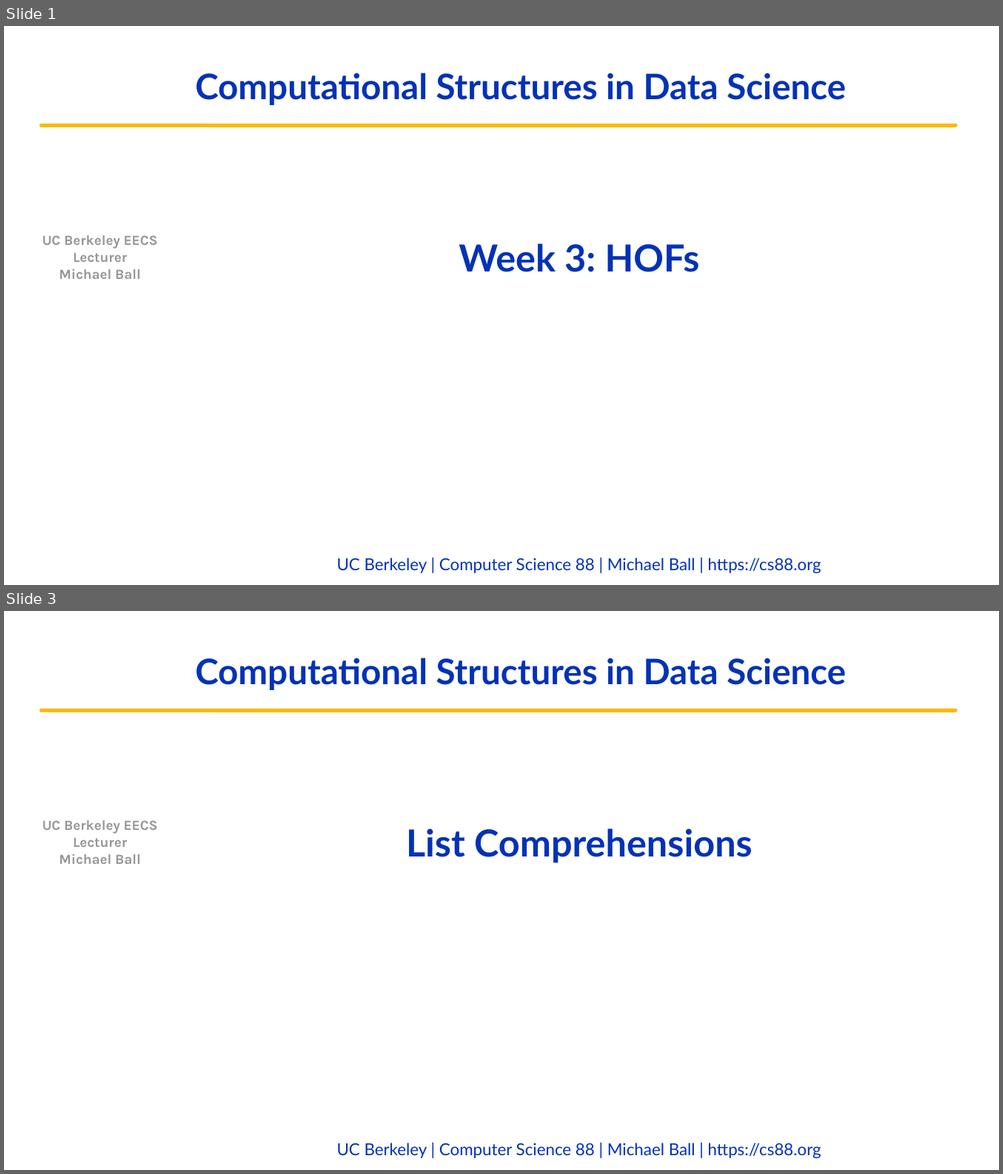
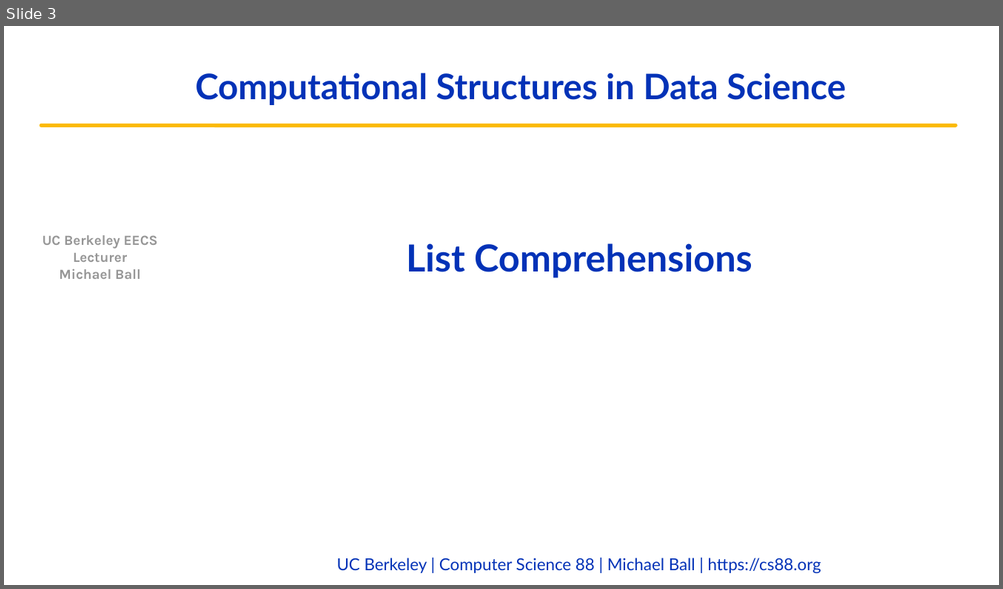
Before and after one commit to cs88-website/fa22, a slide deck: assets/slides/fa22/05-HOFs.pptx. Shown one above the other, each under a label of ours: slides 1 and 3 before the commit, slide 3 after it; the slides between them are not shown. The pictures are 1003x1174 and 1003x589 pixels, drawn with LibreOffice and Linux fonts; fonts in the diff are those of the drawing; background and template pictures are left out. Boxes give left, top, right and bottom in pixels: in the first picture for what was removed or moved away, otherwise in the second. Text is boxed around its words. In the diff, an @@ line names an element or a change of style, - is before the commit and + after.

```diff
--- a/assets/slides/fa22/05-HOFs.pptx
+++ b/assets/slides/fa22/05-HOFs.pptx
@@ slide 1 removed at (4,26,999,585), background #FFFFFF; not listed: 4 template elements that a slide beside it also shows @@
@@ title removed at (458,244,700,272) @@
-Week 3: HOFs
```
Also in this commit, not shown: 1 slide changed, 1 slide added, 3 other files.
